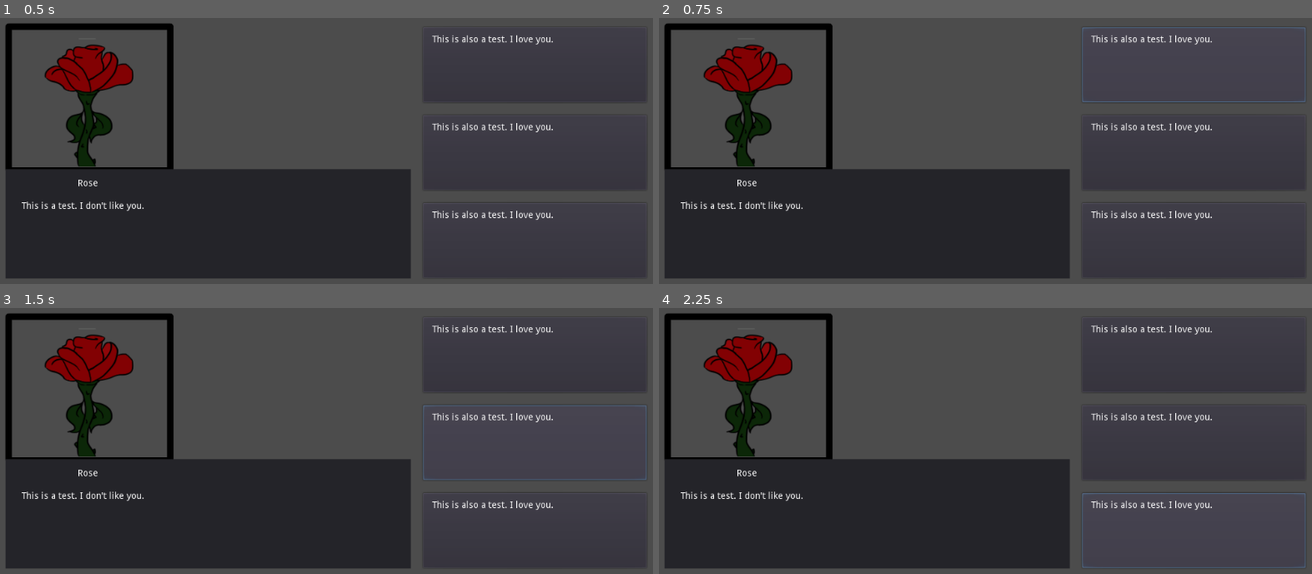
Above: before the commit, frames 1-4 (two rows, left to right).
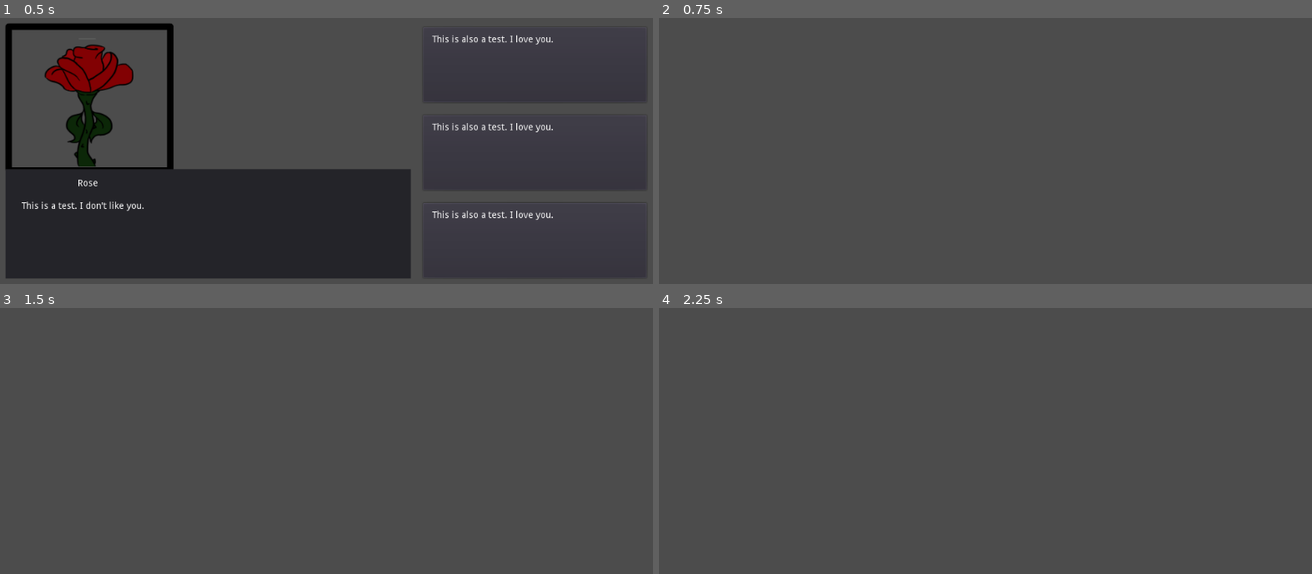
Above: after the commit, the same moments.

Repository: MichaelRRyan/eROOTica
Game: Godot game, scene res://features/dialog_system/dialog_interface.tscn
Same seed, same stepped clock (60 frames per second), same inputs: the game is played once before the commit and once after it. This scene is started directly instead of the project's main scene.
Inputs (mouse positions are in pixels of both pictures, inside the frame that each line leads up to):
- Up to frame 1 (0.5 s): no input
- Up to frame 2 (0.75 s): click "This is also a test. I love y…" at 0.5 s
- Up to frame 3 (1.5 s): click (535, 443) at 1.25 s, where only the run before the commit has a clickable "This is also a test. I love y…"
- Up to frame 4 (2.25 s): click (1194, 531) at 2 s, where only the run before the commit has a clickable "This is also a test. I love y…"

Frame 1 is identical in both runs. In frame 2, 31% of the frame differs, in the area x 0-99%, y 1-98%; in frame 3, 31%; in frame 4, 31%.

Commit message:
Implemented dialog system and added music file

Diff:
--- a/features/dialog_system/dialog_interface.gd
+++ b/features/dialog_system/dialog_interface.gd
@@ -12,6 +12,8 @@
 	get_node("Answers/Answer3"),
 ]
 
+
+#-------------------------------------------------------------------------------
 func _ready():
 	for i in answers.size():
 		answers[i].connect("pressed", self, "_on_AnswerButton_pressed", [i])
@@ -20,12 +22,19 @@
 #-------------------------------------------------------------------------------
 func _on_AnswerButton_pressed(button_no : int):
 	emit_signal("answer_given", button_no)
+	hide()
+	Input.set_mouse_mode(Input.MOUSE_MODE_CAPTURED)
 
 
 #-------------------------------------------------------------------------------
-func set_character_details(character_name : String, portrait_image : Texture) -> void:
+func show():
+	visible = true
+	Input.set_mouse_mode(Input.MOUSE_MODE_VISIBLE)
+
+
+#-------------------------------------------------------------------------------
+func set_character_name(character_name : String) -> void:
 	name_label.text = character_name
-	portrait.texture = portrait_image
 
 
 #-------------------------------------------------------------------------------
--- a/features/dialog_system/dialog_system.gd
+++ b/features/dialog_system/dialog_system.gd
@@ -2,43 +2,18 @@
 
 signal answer_given(response_type)
 
-
-class Character:
-	var name := "Rose"
-	var portrait := preload("res://assets/images/rose.png")
-
-	func get_name():
-		return name
-
-	func get_portrait():
-		return portrait
-
-	func get_familiarity():
-		return 0
-
-	func get_attraction():
-		return 0.5
-
-
+onready var _dialogs = get_node("Dialogs").dialogs
 onready var _interface : DialogInterface = get_node("CanvasLayer/DialogInterface")
 
-const BAD = 0
-const NEUT = 1
-const GOOD = 2
-
-# Relationship (0 - 1), Attraction (0 - 1), Dialog (String)
-var dialogs = [
-	[ 0, 0.5, "Hi there", [ "Hey, sexy ;)", BAD ], [ "Hello, how are you?", GOOD ], [ "Fuck off", BAD ] ],
-]
-
+var _current_character = null
 var _current_dialog = null
 
 
 #-------------------------------------------------------------------------------
 func _on_character_talked_to(character):
-	Input.set_mouse_mode(Input.MOUSE_MODE_VISIBLE)
+	_current_character = character
 	_interface.show()
-	_interface.set_character_details(character.get_name(), character.get_portrait())
+	_interface.set_character_name(character.get_name())
 	_current_dialog = _find_dialog(character)
 	_interface.set_character_dialog(_current_dialog.line)
 	for i in _current_dialog.responses.size():
@@ -47,7 +22,7 @@
 
 #-------------------------------------------------------------------------------
 func _find_dialog(character):
-	var picked = dialogs[0]
+	var picked = _dialogs[0]
 	return {
 		line = picked[2],
 		responses = picked.slice(3, 5),
@@ -55,15 +30,11 @@
 
 
 #-------------------------------------------------------------------------------
-func _on_Timer_timeout():
-	_on_character_talked_to(Character.new())
-
-
-#-------------------------------------------------------------------------------
 func _on_DialogInterface_answer_given(answer_no):
 	emit_signal("answer_given", _current_dialog.responses[answer_no][1])
 	print(_current_dialog.responses[answer_no][0])
 	print(_current_dialog.responses[answer_no][1])
+	_current_character._on_dialogue_response_recieved(_current_dialog.responses[answer_no][1])
 
 
 #-------------------------------------------------------------------------------
--- a/features/dialog_system/dialog_system.tscn
+++ b/features/dialog_system/dialog_system.tscn
@@ -1,19 +1,18 @@
-[gd_scene load_steps=3 format=2]
+[gd_scene load_steps=4 format=2]
 
 [ext_resource path="res://features/dialog_system/dialog_system.gd" type="Script" id=1]
 [ext_resource path="res://features/dialog_system/dialog_interface.tscn" type="PackedScene" id=2]
+[ext_resource path="res://features/dialog_system/dialogs.gd" type="Script" id=3]
 
-[node name="DialogSystem" type="Node"]
+[node name="DialogSystem" type="Node" groups=["dialog_system"]]
 script = ExtResource( 1 )
+
+[node name="Dialogs" type="Node" parent="."]
+script = ExtResource( 3 )
 
 [node name="CanvasLayer" type="CanvasLayer" parent="."]
 
 [node name="DialogInterface" parent="CanvasLayer" instance=ExtResource( 2 )]
 visible = false
 
-[node name="Timer" type="Timer" parent="."]
-one_shot = true
-autostart = true
-
 [connection signal="answer_given" from="CanvasLayer/DialogInterface" to="." method="_on_DialogInterface_answer_given"]
-[connection signal="timeout" from="Timer" to="." method="_on_Timer_timeout"]
--- /dev/null
+++ b/features/dialog_system/dialogs.gd
@@ -0,0 +1,10 @@
+extends Node
+
+const NEUT = 0
+const GOOD = 1
+const BAD = 2
+
+# Relationship (0 - 1), Attraction (0 - 1), Dialog, [ Answer, type ] ...
+var dialogs = [
+	[ 0, 0.5, "Hi there", [ "Hey, sexy ;)", BAD ], [ "Hello, how are you?", GOOD ], [ "Fuck off", BAD ] ],
+]
--- a/features/flower_character/flower_character.gd
+++ b/features/flower_character/flower_character.gd
@@ -13,7 +13,6 @@
 
 # Called when the node enters the scene tree for the first time.
 func _ready():
-
 	text_box.hide()
 
 
--- a/features/karma_system/flower_brain.gd
+++ b/features/karma_system/flower_brain.gd
@@ -1,5 +1,6 @@
 extends Node2D
 
+signal talked_to(me)
 
 #Constants
 var MAX_INTEREST_LEVEL = 1
@@ -28,9 +29,17 @@
 var positiveKarmaIncrease = 0.1
 var negativeKarmaIncrease = 0.1
 
+var character_name : String = "Rose"
+
 
 # Called when the node enters the scene tree for the first time.
 func _ready():
+	var systems = get_tree().get_nodes_in_group("dialog_system")
+	if systems and !systems.empty():
+		var dialog_system = systems.front()
+		dialog_system.connect("answer_given", self, "_on_dialogue_response_recieved")
+		connect("talked_to", dialog_system, "_on_character_talked_to")
+
 	#TESTS
 	#test_positive_response()
 
@@ -41,7 +50,20 @@
 	test_strange_case_1()
 
 
+func talked_to():
+	emit_signal("talked_to", self)
 
+
+func get_name():
+	return character_name
+
+
+func get_familiarity():
+	return 0
+
+
+func get_attraction():
+	return currentFlowerInterest
 
 # Called every frame. 'delta' is the elapsed time since the previous frame.
 #func _process(delta):
@@ -69,6 +91,7 @@
 			currentNegativeFlowerKarma += negativeKarmaIncrease
 
 	currentFlowerInterest += interestAffector
+	print(currentFlowerInterest)
 
 func test_positive_response():
 	currentFlowerHealth = 0.7
@@ -158,3 +181,7 @@
 	#test again
 	_on_dialogue_response_recieved(Response.POSITIVE_RESPONSE)
 	print("Flower Interest: " + str(currentFlowerInterest))
+
+
+func _on_Timer_timeout():
+	talked_to()
--- a/features/karma_system/flower_brain.tscn
+++ b/features/karma_system/flower_brain.tscn
@@ -4,3 +4,9 @@
 
 [node name="FlowerBrain" type="Node2D"]
 script = ExtResource( 1 )
+
+[node name="Timer" type="Timer" parent="."]
+one_shot = true
+autostart = true
+
+[connection signal="timeout" from="Timer" to="." method="_on_Timer_timeout"]
--- a/project.godot
+++ b/project.godot
@@ -75,6 +75,11 @@
 "events": [ Object(InputEventKey,"resource_local_to_scene":false,"resource_name":"","device":0,"alt":false,"shift":true,"control":false,"meta":false,"command":false,"pressed":false,"scancode":0,"physical_scancode":16777244,"unicode":0,"echo":false,"script":null)
  ]
 }
+talk={
+"deadzone": 0.5,
+"events": [ Object(InputEventKey,"resource_local_to_scene":false,"resource_name":"","device":0,"alt":false,"shift":false,"control":false,"meta":false,"command":false,"pressed":false,"scancode":69,"physical_scancode":0,"unicode":0,"echo":false,"script":null)
+ ]
+}
 feed={
 "deadzone": 0.5,
 "events": [ Object(InputEventKey,"resource_local_to_scene":false,"resource_name":"","device":0,"alt":false,"shift":false,"control":false,"meta":false,"command":false,"pressed":false,"scancode":69,"physical_scancode":0,"unicode":0,"echo":false,"script":null)
Not shown, changed: addons/character_controller/Levels/Main/L_Main.tscn
Not shown, added: assets/audio/music/field.ogg.import
Not shown, added: assets/audio/music/field.ogg
